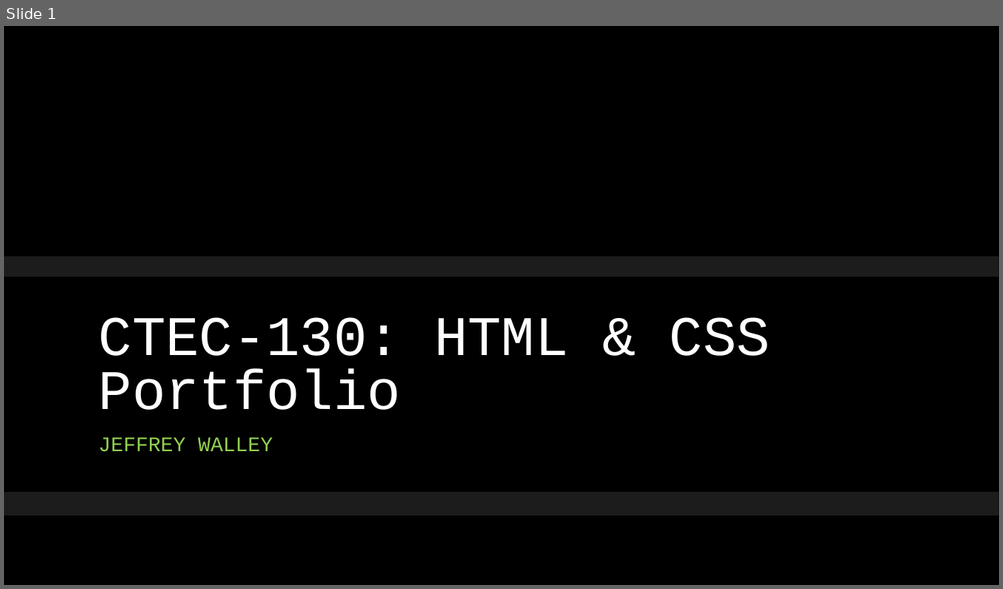
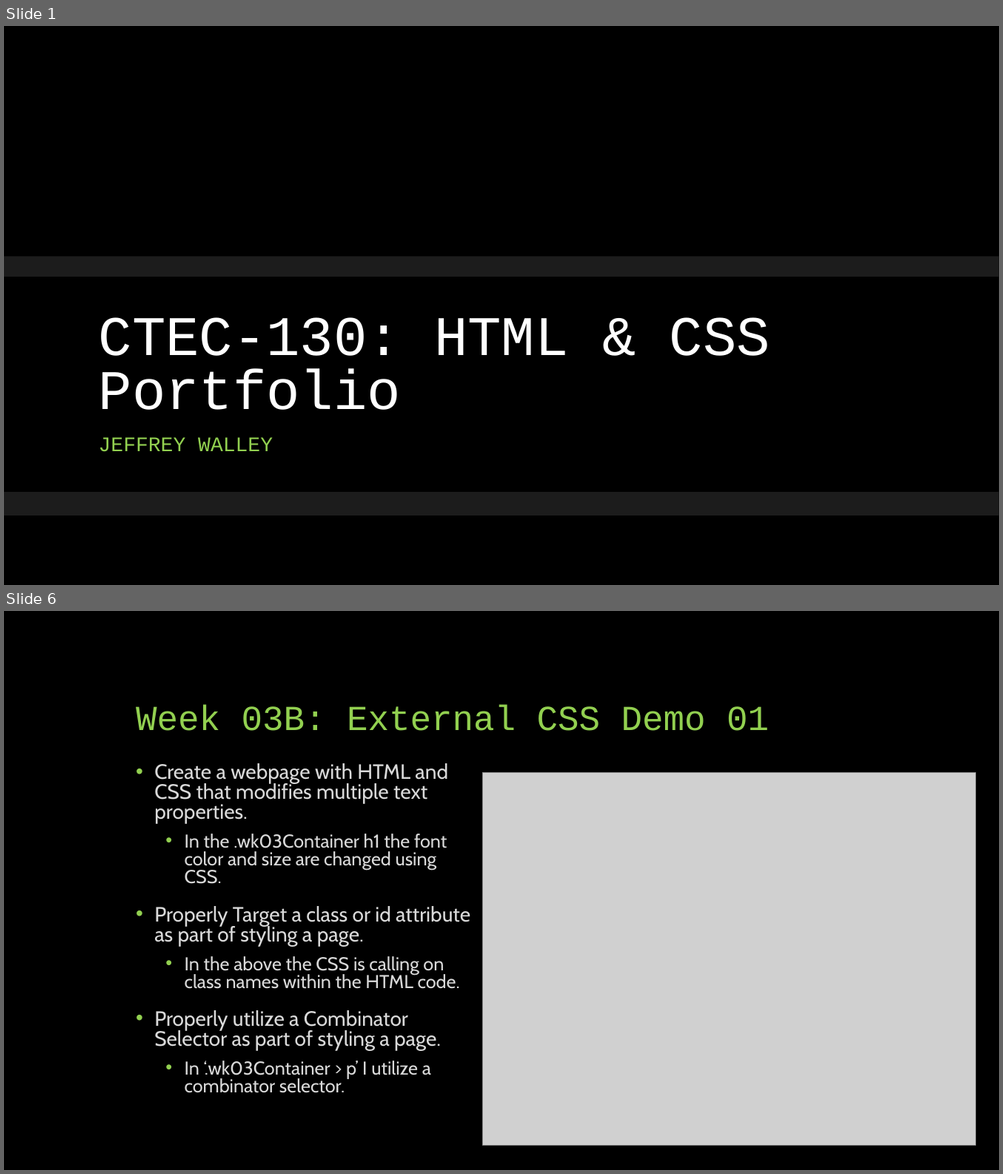
Before and after one commit to Ploppa-Smurph/ctec130_html, a slide deck: wk07/130portfolio_midterm.pptx. Shown one above the other, each under a label of ours: slide 1 before the commit, slides 1 and 6 after it; the slides between them are not shown. The pictures are 1003x589 and 1003x1174 pixels, drawn with LibreOffice and Linux fonts; fonts in the diff are those of the drawing; grey boxes stand for pictures; background and template pictures are left out. Boxes give left, top, right and bottom in pixels: in the first picture for what was removed or moved away, otherwise in the second. Text is boxed around its words. In the diff, an @@ line names an element or a change of style, - is before the commit and + after.

```diff
--- a/wk07/130portfolio_midterm.pptx
+++ b/wk07/130portfolio_midterm.pptx
@@ slide 6 added at [4,611,999,1170], background #000000 @@
@@ title added at [136,704,768,731], 34 pt, text #92D050 @@
+Week 03B: External CSS Demo 01
@@ text added at [154,763,470,1093], 20 pt, text #D9D9D9 @@
+• Create a webpage with HTML and CSS that modifies multiple text properties.
+  • In the .wk03Container h1 the font color and size are changed using CSS.
+• Properly Target a class or id attribute as part of styling a page.
+  • In the above the CSS is calling on class names within the HTML code.
+• Properly utilize a Combinator Selector as part of styling a page.
+  • In ‘.wk03Container > p’ I utilize a combinator selector.
@@ picture added at [483,773,976,1146] @@
```
Also in this commit, not shown: 1 slide changed, 12 other slides added, 9 slides removed, 28 other files.
